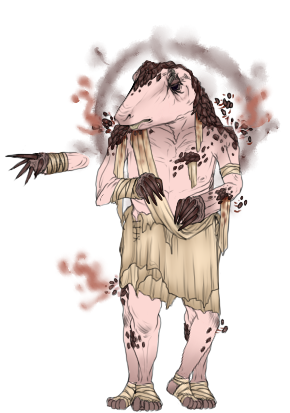
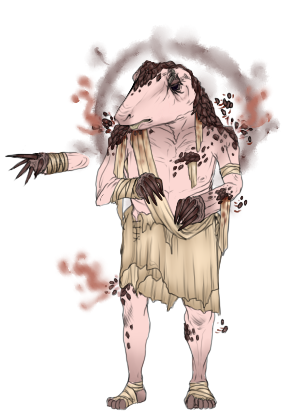
Layer changes from the first 290 × 413 image to the second:
painted on "degats_écailles_décrochées_5" over [114, 124, 223, 334]
painted on "idle_bras_gauche" over [114, 124, 129, 179]
painted on "idle_torse_tissus_bandoulière" over [129, 171, 216, 219]
painted on "idle_torse_tissus_pagne_devant" over [119, 205, 219, 307]
painted on "idle_torse" over [122, 127, 222, 249]
painted on "degats_torse_pagne" over [119, 215, 222, 317]
painted on "degats_torse" over [128, 156, 222, 249]
painted on "recro_torse_tissu" over [114, 124, 222, 248]
painted on "recro_tissu_pagne" over [119, 205, 223, 312]
painted on "recro_torse" over [114, 124, 216, 244]
hid group "degats" (4th of 5, in "corps" › "jambes" › "jambe_droite") (3 layers) over [166, 223, 221, 410]
painted on "degats_jambe_droite" over [171, 224, 221, 332]
painted on "degats_jambe_droite_pied" over [166, 365, 204, 410]
painted on "degats_jambe_droite_mollet" over [170, 301, 221, 388]
painted on "idle_jambe_droite" over [175, 221, 218, 330]
painted on "idle_jambe_droite_mollet" over [183, 307, 216, 393]
hid group "degats" (5th of 5, in "corps" › "jambes" › "jambe_gauche") (3 layers) over [121, 229, 164, 412]
painted on "degats_jambe_gauche" over [121, 229, 164, 338]
painted on "degats_jambe_gauche_pied" over [129, 375, 164, 412]
painted on "degats_jambe_gauche_mollet" over [129, 309, 162, 400]
painted on "idle_jambe_gauche" over [119, 220, 162, 330]
painted on "idle_jambe_gauche_mollet" over [126, 301, 151, 392]
painted on "idle_jambes_pagne_derrière" over [121, 241, 180, 298]
painted on "recro_aura" over [114, 124, 214, 191]
…and 13 more changes (13 painted)
